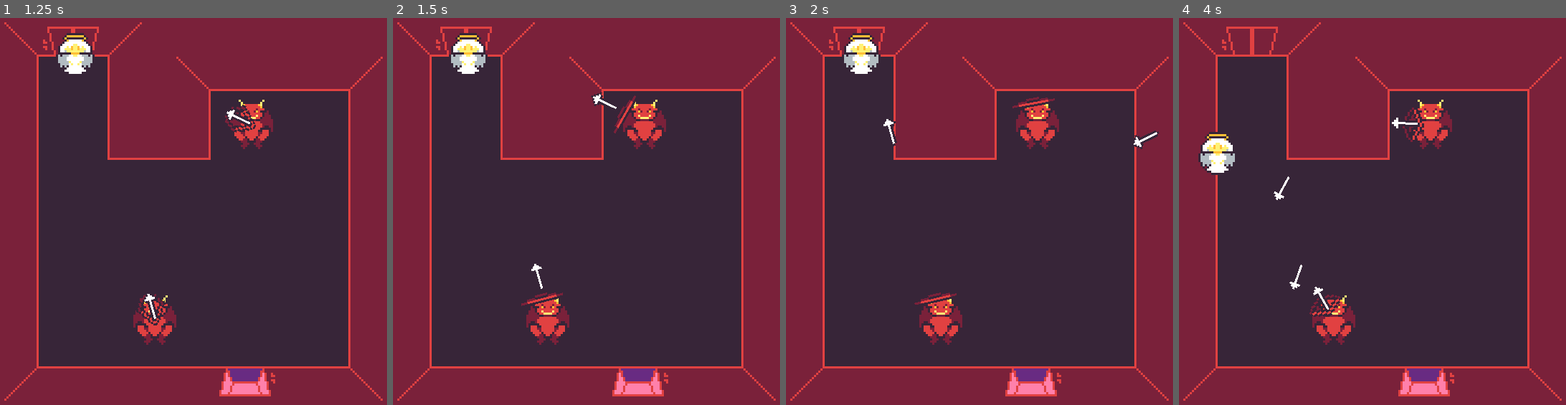
Above: before the commit, frames 1-4 (left to right).
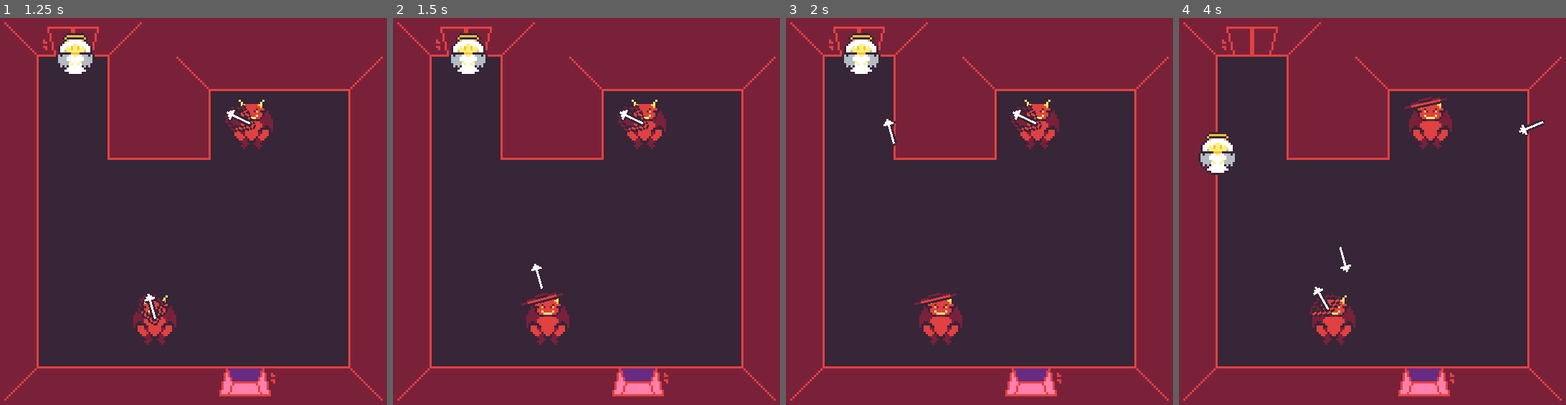
Above: after the commit, the same moments.

Repository: rthurmed/DiveIntoHell
Game: Godot game, scene res://src/Main.tscn
Same seed, same stepped clock (60 frames per second), same inputs: the game is played once before the commit and once after it.
Inputs:
- Up to frame 1 (1.25 s): hold W (player_up) from 0.53 s (still down)
- Up to frame 2 (1.5 s): keep holding W (player_up)
- Up to frame 3 (2 s): keep holding W (player_up)
- Up to frame 4 (4 s): release W (player_up) at 2.03 s; hold A (player_left) 2.03-3.53 s; hold S (player_down) from 3.53 s (still down)

Frame 1 is identical in both runs. In frame 2, 0.4% of the frame differs, in the area x 51-67%, y 19-30%; in frame 3, 0.5%; in frame 4, 0.6%, in the area x 24-95%, y 20-71%.

Commit message:
Fixed enemies attacking walls

Diff:
--- a/src/enemy/devil/Devil.tscn
+++ b/src/enemy/devil/Devil.tscn
@@ -94,7 +94,7 @@
 position = Vector2( -11, 0 )
 enabled = true
 cast_to = Vector2( -200, 0 )
-collision_mask = 2
+collision_mask = 3
 
 [node name="ArrowSpawnPosition" type="Position2D" parent="VisualInstance/Upper"]
 unique_name_in_owner = true
--- a/src/enemy/devil/state/Aim.gd
+++ b/src/enemy/devil/state/Aim.gd
@@ -10,7 +10,10 @@
 
 
 func physics_process(_delta: float):
-	if aim_raycast.is_colliding():
+	if (
+		aim_raycast.is_colliding() and
+		aim_raycast.get_collider().name == owner.target.name
+	):
 		transition('Shoot')
 
 
